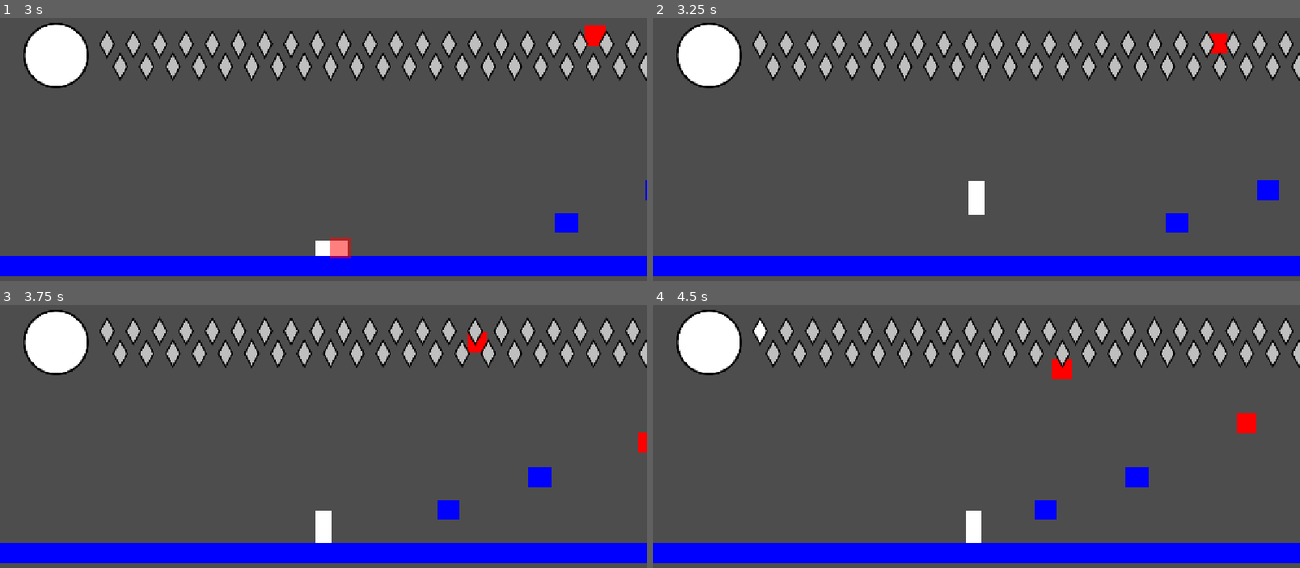
Above: before the commit, frames 1-4 (two rows, left to right).
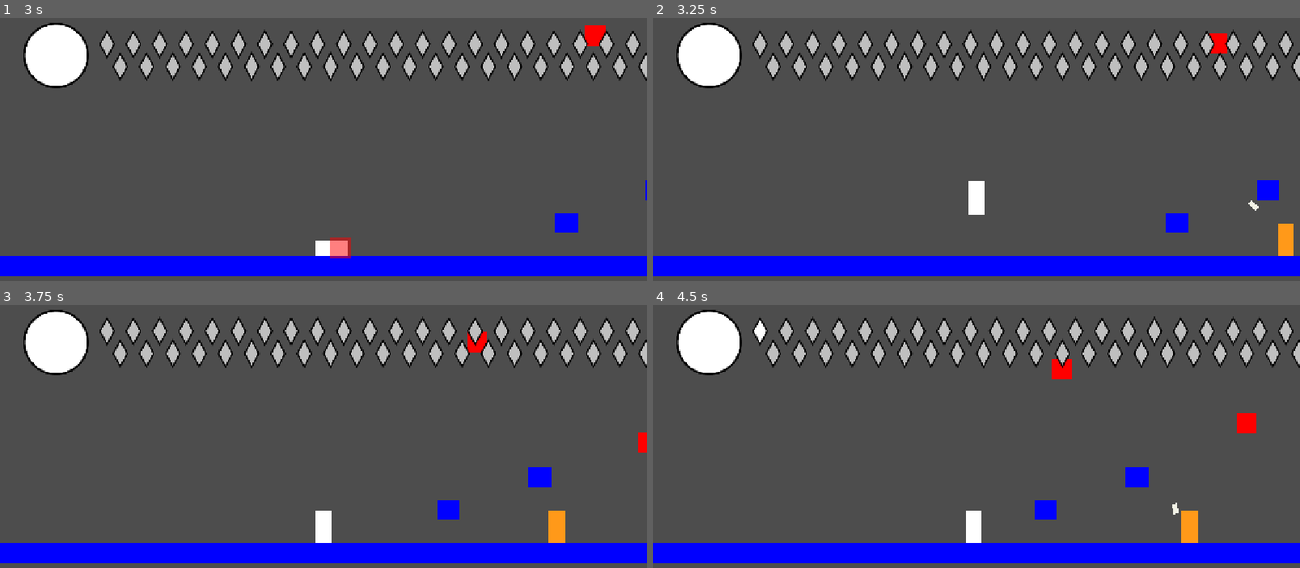
Above: after the commit, the same moments.

Repository: autonomouscrow/color-game
Game: Godot game, scene res://Scenes/Main.tscn
Two runs of this game, one before a commit and one after it. Both use one fixed random seed, a clock stepped at 60 frames per second and the inputs below.
Inputs:
- Up to frame 1 (3 s): hold Z (crisis) 0.53-1.28 s; hold Right (move_right) 0.53-2.03 s; tap A (jump) at 0.77, 1.52 s; tap D (dash) at 1.35 s; hold Left (move_left) 2.03-2.78 s; hold S (punch) 2.03-2.78 s; hold Right (move_right) from 2.78 s (still down); tap C (slide) at 2.85 s
- Up to frame 2 (3.25 s): keep holding Right (move_right); tap A (jump) at 3.02 s
- Up to frame 3 (3.75 s): keep holding Right (move_right); hold Q from 3.53 s (still down)
- Up to frame 4 (4.5 s): tap A (jump) at 3.77 s; release Right (move_right) at 4.28 s; release Q at 4.28 s; hold Left (move_left) from 4.28 s (still down); tap E at 4.35 s

Frame 1 is identical in both runs. In frame 2, 0.3% of the frame differs, in the area x 92-99%, y 69-91%; in frame 3, 0.3%; in frame 4, 0.4%, in the area x 80-85%, y 75-91%.

Commit message:
airplanes hurt now

Diff:
--- a/Scenes/Main.tscn
+++ b/Scenes/Main.tscn
@@ -6,6 +6,7 @@
 [ext_resource type="PackedScene" uid="uid://b7xkvd58w1xgu" path="res://Scenes/HUD.tscn" id="3_hud"]
 [ext_resource type="Script" uid="uid://bbq5dbxu3ek3q" path="res://Scenes/CameraManager.gd" id="4_pbw6q"]
 [ext_resource type="PackedScene" uid="uid://bvbkoiedl4jtg" path="res://Scenes/Prefabs/Craw.tscn" id="6_v1gob"]
+[ext_resource type="PackedScene" uid="uid://ctaww7bptkekr" path="res://Scenes/Prefabs/PaperAirplaneThrower.tscn" id="7_jw32o"]
 
 [node name="Main" type="Node2D" unique_id=396947077]
 
@@ -40,3 +41,6 @@
 
 [node name="Craw3" parent="." unique_id=948565496 instance=ExtResource("6_v1gob")]
 position = Vector2(1536, 79)
+
+[node name="PaperAirplaneThrower" parent="." unique_id=499016071 instance=ExtResource("7_jw32o")]
+position = Vector2(1797, 448)
--- a/Scenes/Prefabs/PaperAirplaneThrower.tscn
+++ b/Scenes/Prefabs/PaperAirplaneThrower.tscn
@@ -14,7 +14,7 @@
 [sub_resource type="RectangleShape2D" id="RectangleShape2D_tooclose"]
 size = Vector2(768, 720)
 
-[node name="PaperAirplaneThrower" type="CharacterBody2D" unique_id=499016071]
+[node name="PaperAirplaneThrower" type="CharacterBody2D" unique_id=499016071 groups=["enemy"]]
 script = ExtResource("1_thrower")
 
 [node name="Body" type="CollisionShape2D" parent="." unique_id=1221422424]
--- a/Scripts/paper_airplane.gd
+++ b/Scripts/paper_airplane.gd
@@ -8,6 +8,8 @@
 
 ## Seconds before the plane disappears if it hasn't hit anything
 @export var lifetime := 5.0
+## Damage dealt to Hue on hit
+@export var damage := 5
 
 ## Ranges below are (min, max): a random value between them is picked per throw.
 @export_group("Straight Shot")
@@ -336,4 +338,7 @@
 func _on_body_entered(body: Node2D) -> void:
 	if body == thrower or body is enemy:
 		return
+	if body.is_in_group("Player") and body.has_method("GetDamaged"):
+		body.GetDamaged(damage)
+	# Hitting Hue or anything else (walls, floor) stops the plane
 	queue_free()
